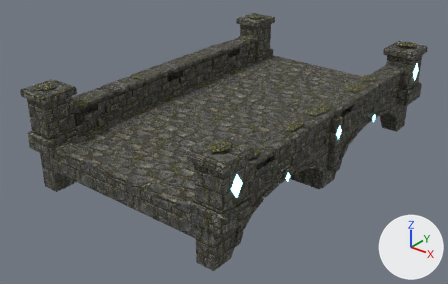
The glTF model board3d/models/bridge-stone.glb: old version first, new version second.
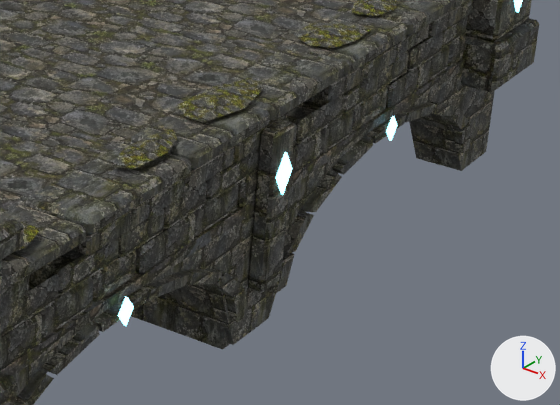
Each version is shown whole from a camera (50 mm lens) standing at (7.09, -9.48, 5.04) and looking at (-0.11, -0.47, -0.55), then close up on the part from 55% to 96% of the width and 27% to 73% of the height. The axes (+X, +Y, +Z) are drawn at lower right. The lights are the same throughout. The last two pictures show the newer version. Where no turn or scale is listed for an object, it has been applied to the vertices.

Script lines for the objects in view, before the commit:
```python
me_pier_base_1_1 = bpy.data.meshes.new('pier_base_1_1')
me_pier_base_1_1.from_pydata(...)  # 24 vertices, 44 faces; spans x 1.67..2.36, y 2.84..3.56, z -0.2..0.15
me_pier_base_1_1.materials.append(mat_stone)  # picture img_stone_old
me_pier_mid = bpy.data.meshes.new('pier_mid')
me_pier_mid.from_pydata(...)  # a box spanning x -2.07..2.07, y -0.28..0.28, z -0.97..-0.52
me_pier_mid.materials.append(mat_stone)  # picture img_stone_old
me_pier_shaft_1_1 = bpy.data.meshes.new('pier_shaft_1_1')
me_pier_shaft_1_1.from_pydata(...)  # 24 vertices, 44 faces; spans x 1.73..2.3, y 2.9..3.5, z 0.15..0.85
me_pier_shaft_1_1.materials.append(mat_stone)  # picture img_stone_old
ob_pier_base_1_1 = bpy.data.objects.new('pier_base_1_1', me_pier_base_1_1)
ob_pier_base_1_1.location = (0.0, 0.0, 0.0)
ob_pier_mid = bpy.data.objects.new('pier_mid', me_pier_mid)
ob_pier_mid.location = (0.0, 0.0, 0.0)
ob_pier_shaft_1_1 = bpy.data.objects.new('pier_shaft_1_1', me_pier_shaft_1_1)
ob_pier_shaft_1_1.location = (0.0, 0.0, 0.0)
# also in view: 'pier_capital_1_-1' at (2.01, -3.2, 0.93); 'body_1' at (1.93, 0.0, -0.51); 'deck' at (0.0, 0.0, -0.04); 'pilaster_1_0.0' at (2.17, 0.0, -0.07); 'pier_base_1_-1' at (2.01, -3.2, -0.02)
```
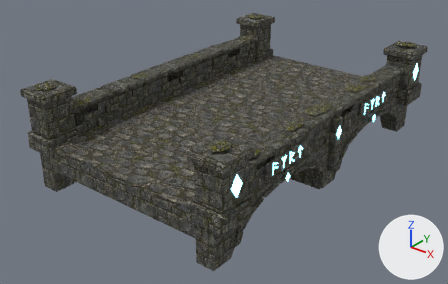
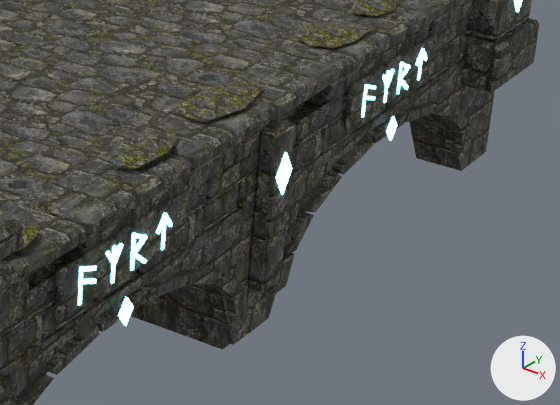
Where the change shows, as pixel boxes (x1, y1, x2, y2) in the close-ups (560 x 405 px):
'runeplate_1_-1.6', added
    after: (54, 191, 187, 322)
'runeplate_1_1.6', added
    after: (344, 32, 438, 130)
'archrunes_1_-1.6', added
    after: (78, 212, 173, 306)
'archrunes_1_1.6', added
    after: (361, 48, 428, 118)

Patch to the scene script:
```diff
--- a/board3d/models/bridge-stone.glb.py
+++ b/board3d/models/bridge-stone.glb.py
@@ me_runeplate_1__1_6 @@
+me_runeplate_1__1_6.from_pydata(...)  # 24 vertices, 44 faces; spans x 2.122..2.16, y -2.22..-0.98, z 0.1..0.4
+me_runeplate_1__1_6.materials.append(mat_stone)  # picture img_stone_old
@@ me_runeplate_1_1_6 @@
+me_runeplate_1_1_6.from_pydata(...)  # 24 vertices, 44 faces; spans x 2.122..2.16, y 0.98..2.22, z 0.1..0.4
+me_runeplate_1_1_6.materials.append(mat_stone)  # picture img_stone_old
@@ me_archrunes_1__1_6 @@
+me_archrunes_1__1_6.from_pydata(...)  # 104 vertices, 130 faces; spans x 2.154..2.181, y -2.055..-1.153, z 0.133..0.367
+me_archrunes_1__1_6.materials.append(mat_rune)  # cyan #7cdaf3, glowing cyan #95edff
@@ me_archrunes_1_1_6 @@
+me_archrunes_1_1_6.from_pydata(...)  # 104 vertices, 130 faces; spans x 2.154..2.181, y 1.145..2.047, z 0.133..0.367
+me_archrunes_1_1_6.materials.append(mat_rune)  # cyan #7cdaf3, glowing cyan #95edff
@@ ob_runeplate_1__1_6 @@
+ob_runeplate_1__1_6 = bpy.data.objects.new('runeplate_1_-1.6', me_runeplate_1__1_6)
+ob_runeplate_1__1_6.location = (0.0, 0.0, 0.0)
@@ ob_runeplate_1_1_6 @@
+ob_runeplate_1_1_6 = bpy.data.objects.new('runeplate_1_1.6', me_runeplate_1_1_6)
+ob_runeplate_1_1_6.location = (0.0, 0.0, 0.0)
@@ ob_archrunes_1__1_6 @@
+ob_archrunes_1__1_6 = bpy.data.objects.new('archrunes_1_-1.6', me_archrunes_1__1_6)
+ob_archrunes_1__1_6.location = (0.0, 0.0, 0.0)
@@ ob_archrunes_1_1_6 @@
+ob_archrunes_1_1_6 = bpy.data.objects.new('archrunes_1_1.6', me_archrunes_1_1_6)
+ob_archrunes_1_1_6.location = (0.0, 0.0, 0.0)
```
